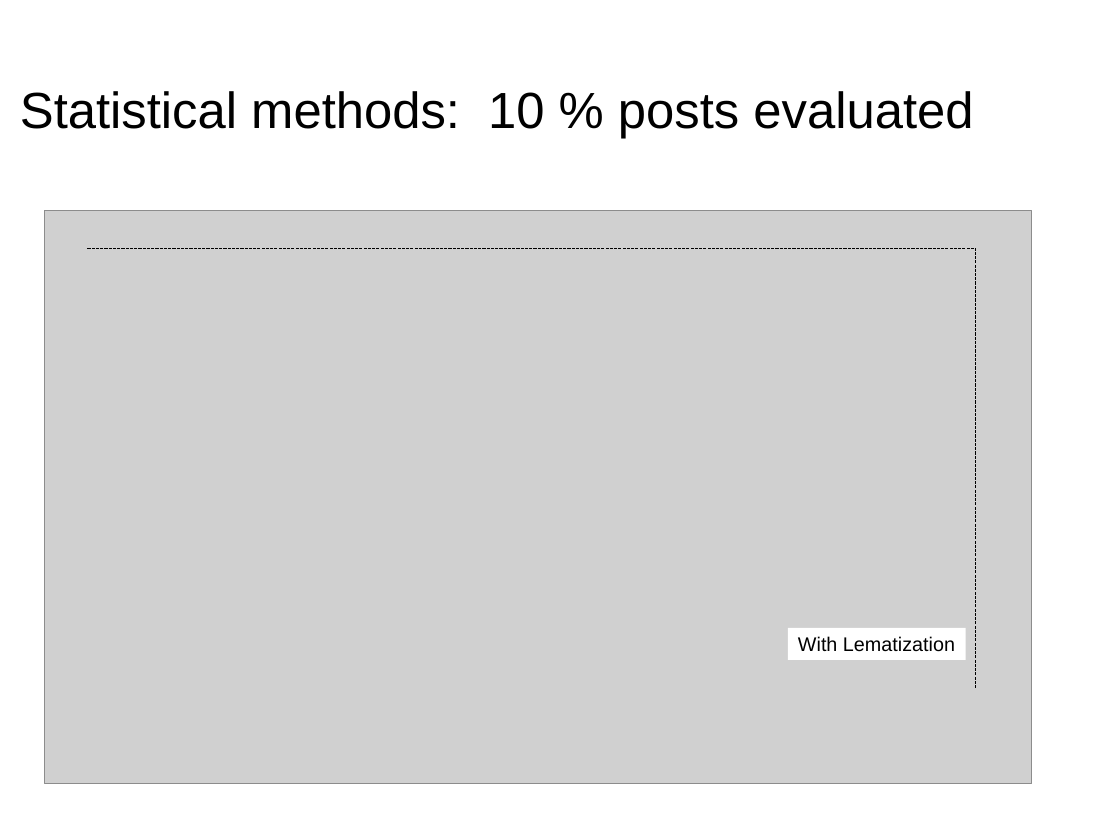
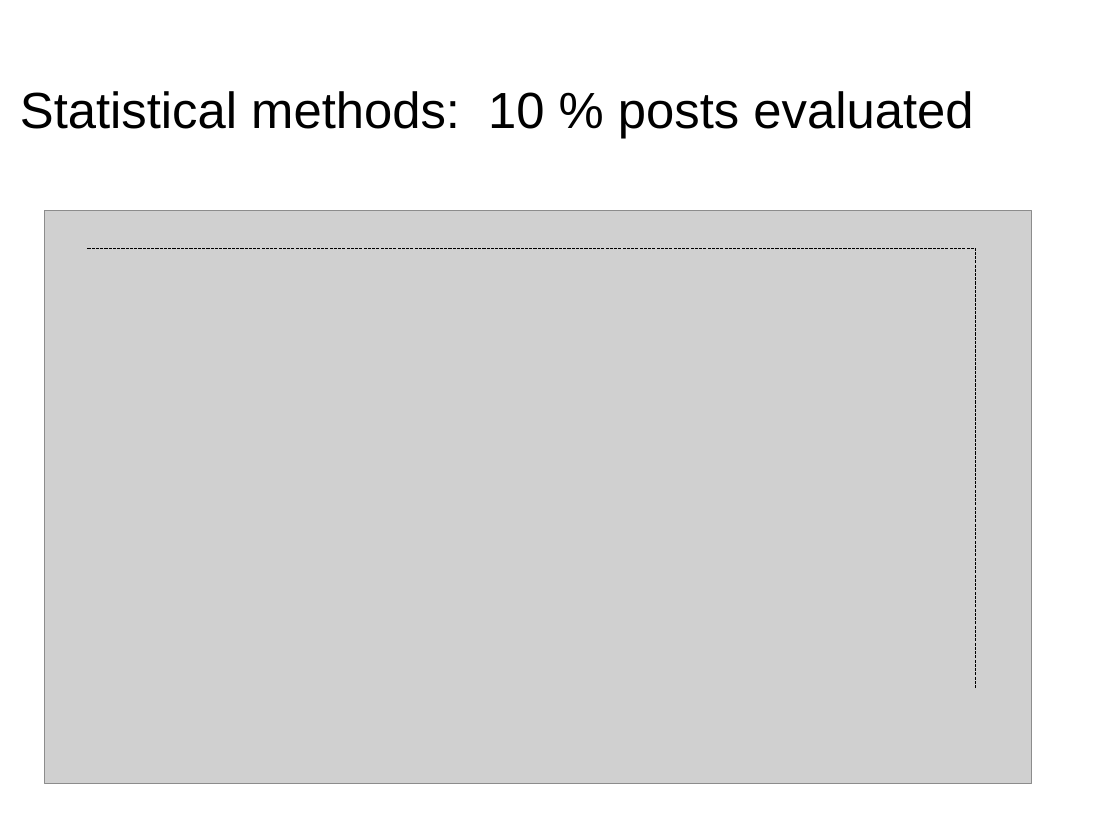
Before and after one commit to dataforcast/OC_Datascientist, a slide deck: slide 23 of P6/report/Openclassrooms_ParcoursDatascientist_P6-V1.odp (slide 18 before the commit). Drawn at 1120x840 pixels with LibreOffice and Linux fonts; fonts in the diff are those of the drawing; grey boxes stand for pictures; background and template pictures are left out. Boxes give left, top, right and bottom in pixels: in the first picture for what was removed or moved away, otherwise in the second. Text is boxed around its words. In the diff, an @@ line names an element or a change of style, - is before the commit and + after.

```diff
--- a/P6/report/Openclassrooms_ParcoursDatascientist_P6-V1.odp
+++ b/P6/report/Openclassrooms_ParcoursDatascientist_P6-V1.odp
@@ rectangle removed at <box>789,628,967,661</box> @@
-With Lematization
```
Also in this commit, not shown: 18 other slides changed, 8 slides added, 3 slides removed, 9 other files.
